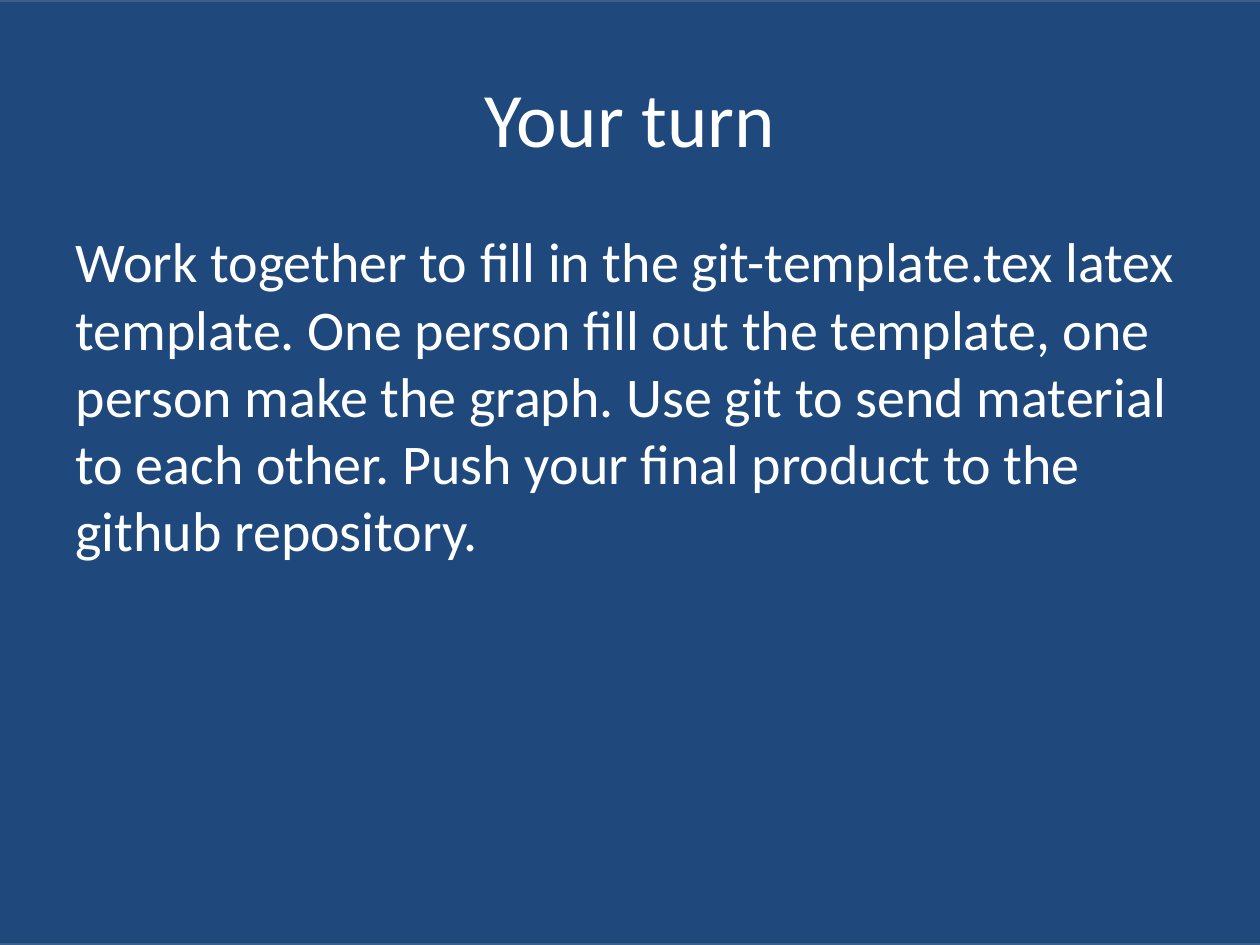
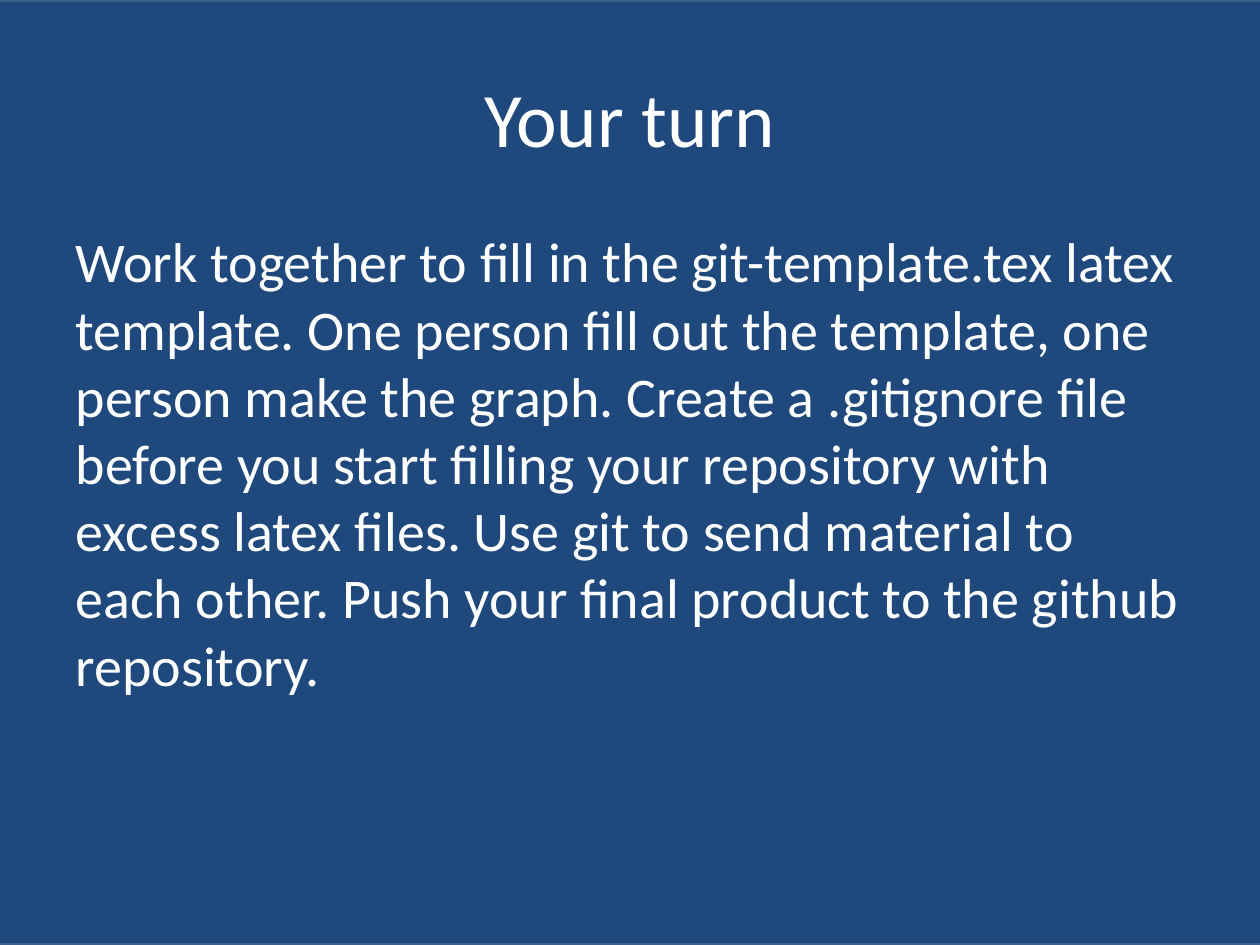
Before and after one commit to hadley/stat405-resources, a slide deck: slide 54 of git-lecture/Stat-405-git-lecture.pptx (slide 51 before the commit). Drawn at 1260x945 pixels with LibreOffice and Linux fonts; fonts in the diff are those of the drawing. Boxes give left, top, right and bottom in pixels: in the first picture for what was removed or moved away, otherwise in the second. Text is boxed around its words. In the diff, an @@ line names an element or a change of style, - is before the commit and + after.

```diff
--- a/git-lecture/Stat-405-git-lecture.pptx
+++ b/git-lecture/Stat-405-git-lecture.pptx
@@ text at bbox=[76, 243, 1178, 695]: text changed @@
-Work together to fill in the git-template.tex latex template. One person fill out the template, one person make the graph. Use git to send material to each other. Push your final product to the github repository.
+Work together to fill in the git-template.tex latex template. One person fill out the template, one person make the graph. Create a .gitignore file before you start filling your repository with excess latex files. Use git to send material to each other. Push your final product to the github repository.
```
Also in this commit, not shown: 13 other slides changed, 5 slides added, 1 slide removed, 1 other file.
